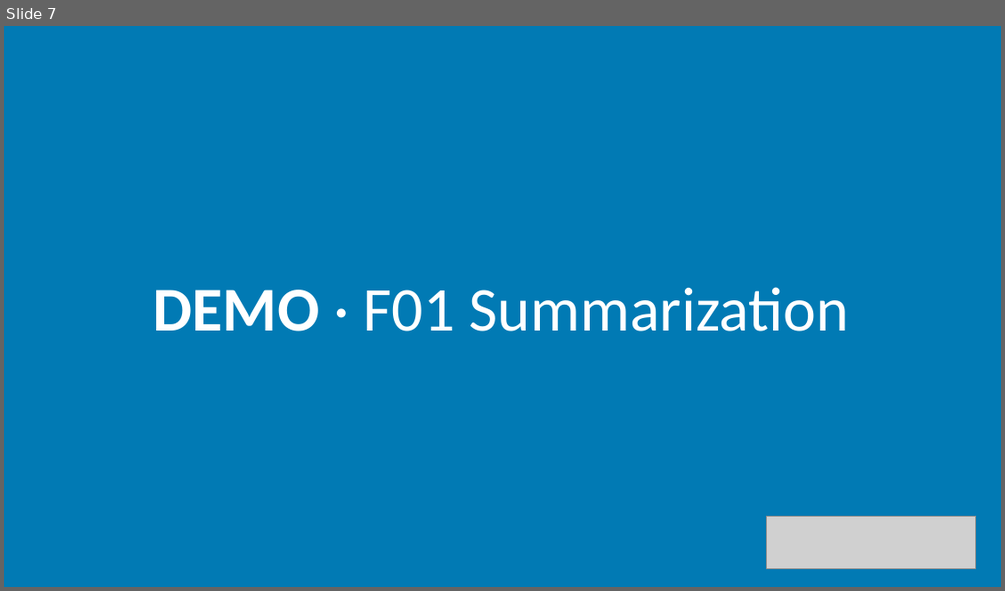
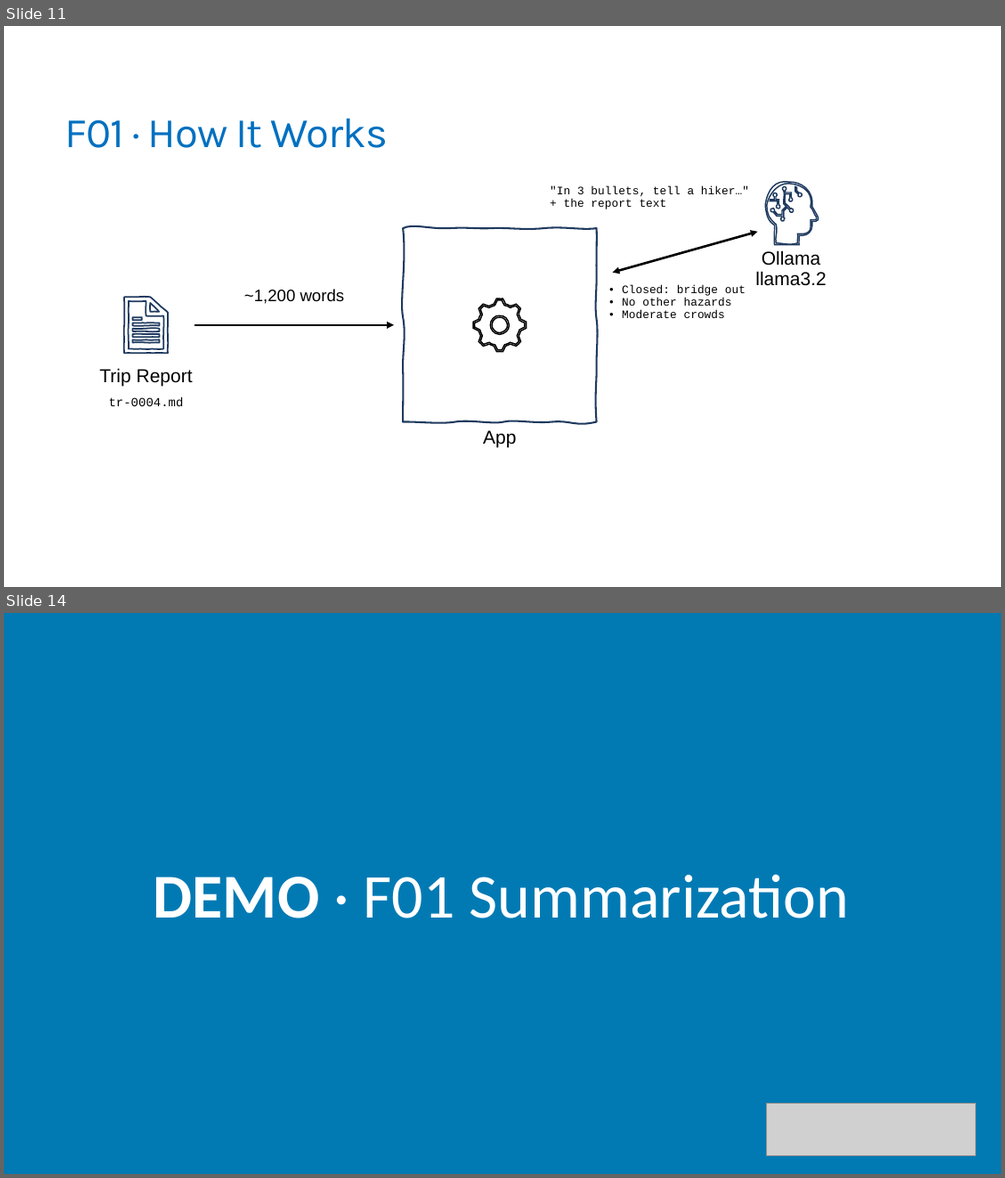
Before and after one commit to trailheadtechnology/10-ai-features-workshop, a slide deck: modules/M1-understanding/M1-understanding.pptx. Shown one above the other, each under a label of ours: slide 7 before the commit, slides 11 and 14 after it; the slides between them are not shown. The pictures are 1005x591 and 1005x1178 pixels, drawn with LibreOffice and Linux fonts; fonts in the diff are those of the drawing; grey boxes stand for pictures. Boxes give left, top, right and bottom in pixels: in the first picture for what was removed or moved away, otherwise in the second. Text is boxed around its words. In the diff, an @@ line names an element or a change of style, - is before the commit and + after.

```diff
--- a/modules/M1-understanding/M1-understanding.pptx
+++ b/modules/M1-understanding/M1-understanding.pptx
@@ slide 11 added at <box>4,26,1001,587</box>, background #FFFFFF @@
@@ title added at <box>65,118,388,148</box>, 40.5 pt, text #0070C0 @@
+F01 · How It Works
@@ text added at <box>550,185,749,209</box>, 11 pt, text #000000 @@
+"In 3 bullets, tell a hiker…"
++ the report text
@@ group added at <box>765,183,818,245</box>: 4 freeform shapes @@
@@ freeform shape added at <box>404,228,597,421</box>, outline #1F3A5F 1.75 pt @@
@@ double arrow added from (613, 272) to (758, 232), #000000 2.25 pt @@
@@ text added at <box>755,250,825,286</box>, 18 pt, text #000000 @@
+Ollama
+llama3.2
@@ group added at <box>113,291,179,359</box>: 6 freeform shapes @@
@@ text added at <box>244,289,345,304</box>, 16 pt, text #000000 @@
+~1,200 words
@@ text added at <box>622,285,745,318</box>, 11 pt, text #000000 @@
+• Closed: bridge out
+• No other hazards
+• Moderate crowds
@@ freeform shape added at <box>474,298,526,351</box>, outline #000000 1.25 pt @@
@@ freeform shape added at <box>490,315,509,334</box>, outline #000000 1.25 pt @@
@@ arrow added from (194, 325) to (395, 325), #000000 2.25 pt @@
@@ text added at <box>99,368,193,386</box>, 18 pt, text #000000 @@
+Trip Report
@@ text added at <box>109,397,184,406</box>, 12 pt, text #000000 @@
+tr-0004.md
@@ text added at <box>483,430,516,447</box>, 18 pt, text #000000 @@
+App
@@ what was slide 7 is now slide 14 @@
```
Also in this commit, not shown: 4 slides changed, 18 other slides added, 4 slides removed, 3 other files.
